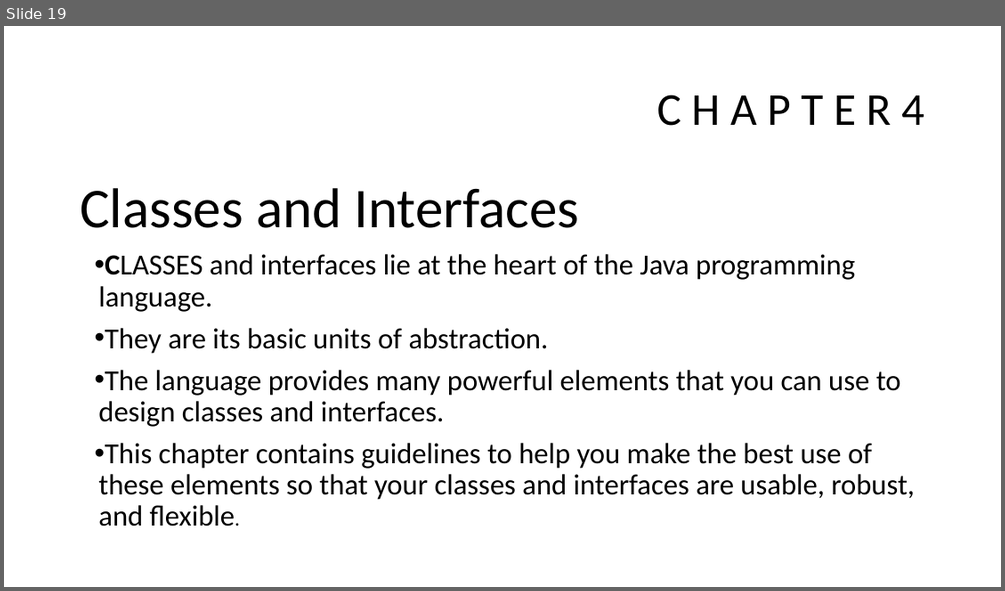
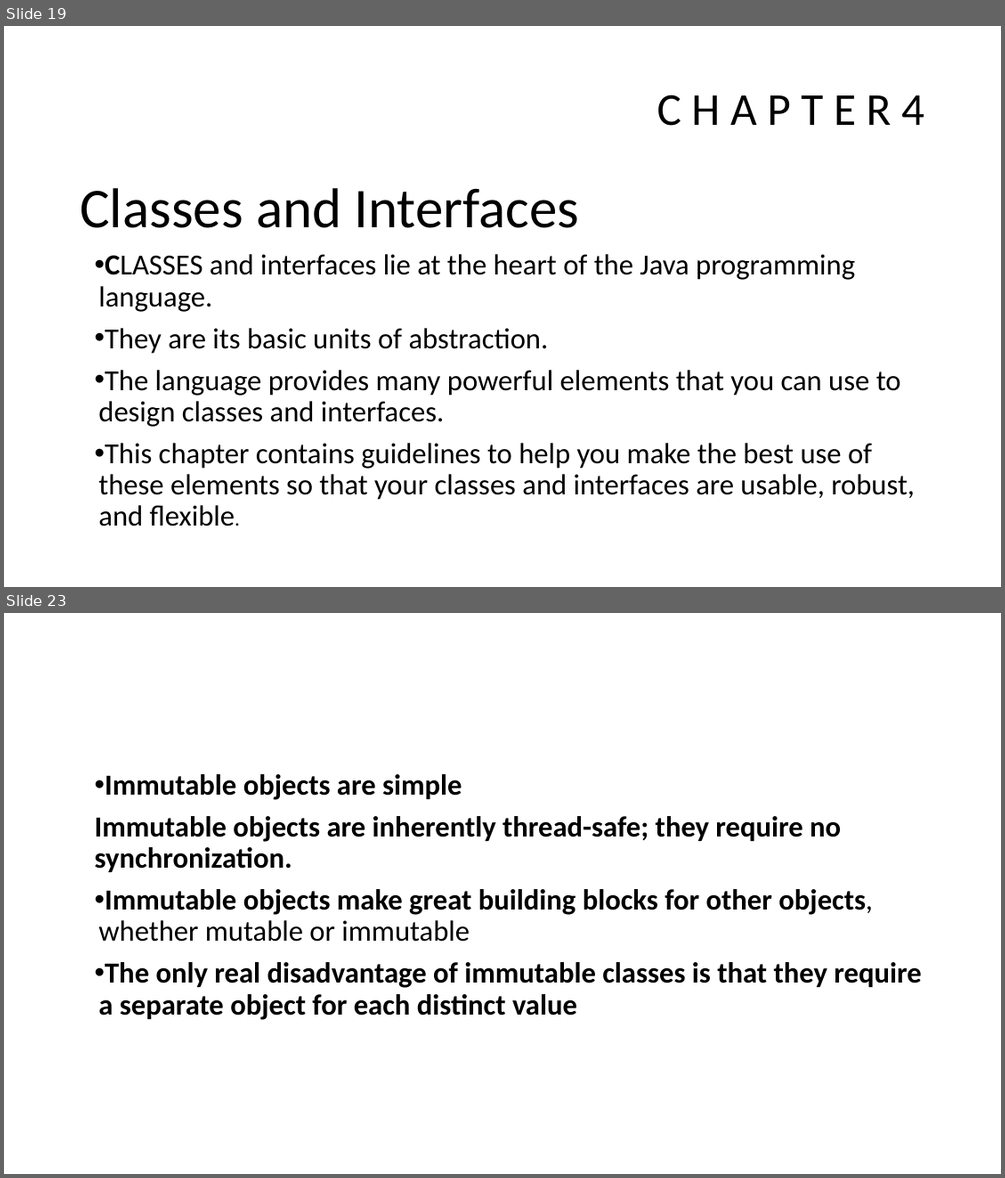
Before and after one commit to javamaster-llc/effective-java-examples-master, a slide deck: Study of Effective Java™.pptx. Shown one above the other, each under a label of ours: slide 19 before the commit, slides 19 and 23 after it; the slides between them are not shown. The pictures are 1005x591 and 1005x1178 pixels, drawn with LibreOffice and Linux fonts; fonts in the diff are those of the drawing. Boxes give left, top, right and bottom in pixels: in the first picture for what was removed or moved away, otherwise in the second. Text is boxed around its words. In the diff, an @@ line names an element or a change of style, - is before the commit and + after.

```diff
--- a/Study of Effective Java™.pptx
+++ b/Study of Effective Java™.pptx
@@ slide 23 added at bbox=[4, 613, 1001, 1174], background #FFFFFF @@
@@ text added at bbox=[95, 774, 921, 1020], 28 pt, text #000000, bold @@
+• Immutable objects are simple
+Immutable objects are inherently thread-safe; they require no synchronization.
+• Immutable objects make great building blocks for other objects, whether mutable or immutable
+• The only real disadvantage of immutable classes is that they require a separate object for each distinct value
```
Also in this commit, not shown: 3 other slides added.
